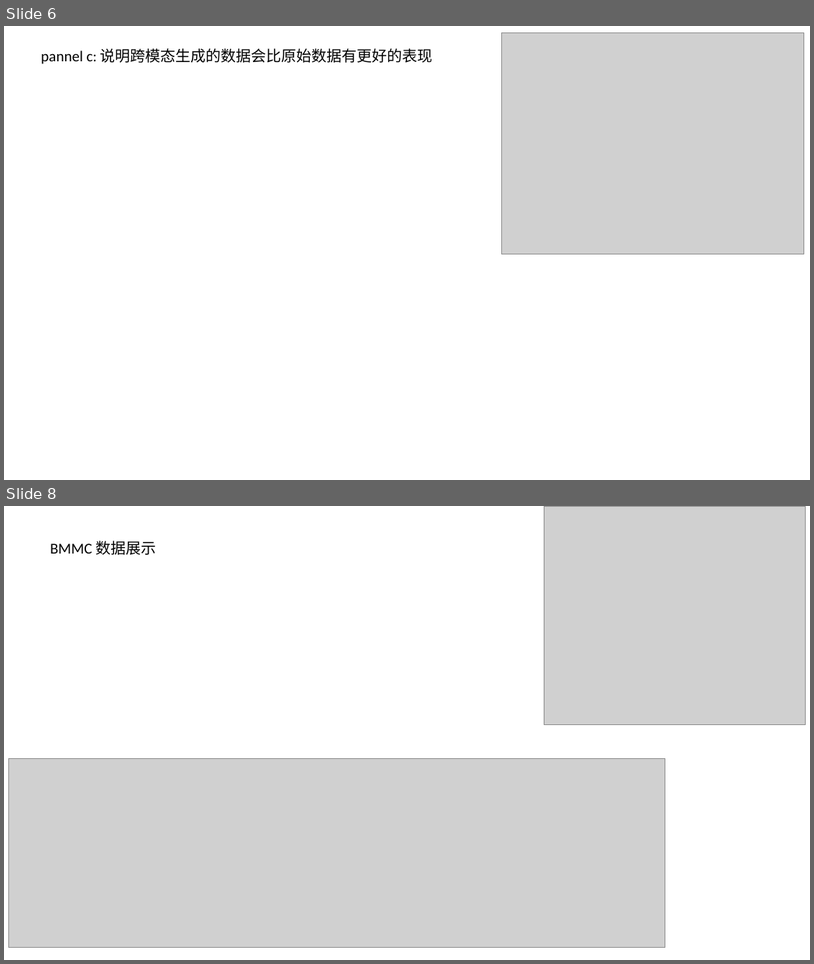
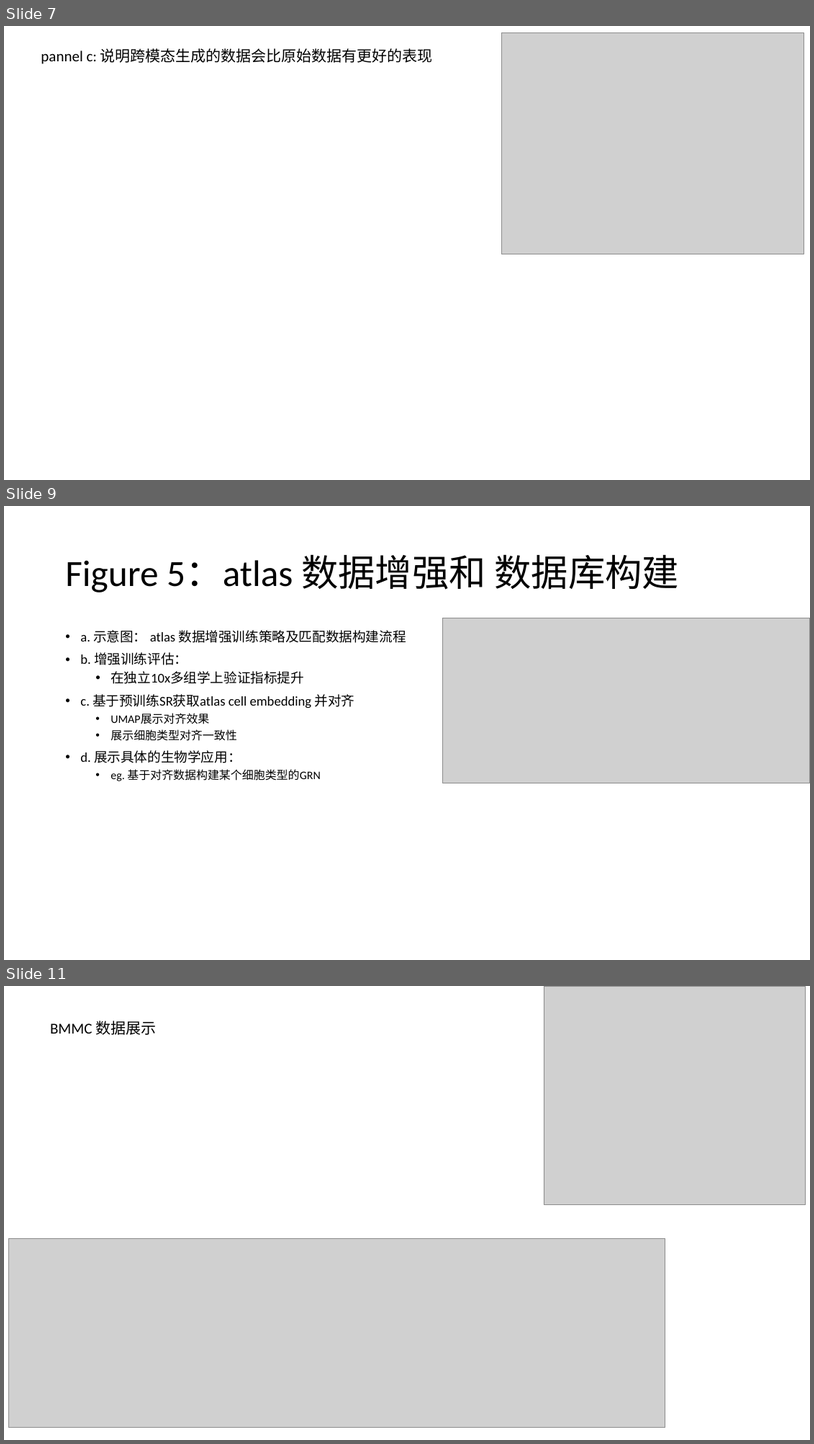
Before and after one commit to moonbyul-99/solid-recover, a slide deck: sr_pred_eval.pptx. Shown one above the other, each under a label of ours: slides 6 and 8 before the commit, slides 7, 9 and 11 after it; the slides between them are not shown. The pictures are 814x964 and 814x1444 pixels, drawn with LibreOffice and Linux fonts; fonts in the diff are those of the drawing; grey boxes stand for pictures. Boxes give left, top, right and bottom in pixels: in the first picture for what was removed or moved away, otherwise in the second. Text is boxed around its words. In the diff, an @@ line names an element or a change of style, - is before the commit and + after.

Commit message:
1119 pc commit

```diff
--- a/sr_pred_eval.pptx
+++ b/sr_pred_eval.pptx
@@ slide 9 added at (x1=4, y1=506, x2=810, y2=960), background #FFFFFF @@
@@ title added at (x1=65, y1=554, x2=679, y2=592), 44 pt, text #000000 @@
+Figure 5：atlas 数据增强和 数据库构建
@@ text added at (x1=80, y1=630, x2=406, y2=781), 16 pt, text #000000 @@
+• a. 示意图： atlas 数据增强训练策略及匹配数据构建流程
+• b. 增强训练评估：
+  • 在独立10x多组学上验证指标提升
+• c. 基于预训练SR获取atlas cell embedding 并对齐
+  • UMAP展示对齐效果
+  • 展示细胞类型对齐一致性
+• d. 展示具体的生物学应用：
+  • eg. 基于对齐数据构建某个细胞类型的GRN
@@ picture added at (x1=442, y1=618, x2=810, y2=783) @@
@@ what was slide 6 is now slide 7 @@
@@ what was slide 8 is now slide 11 @@
```
Also in this commit, not shown: 2 slides changed, 2 other slides added.
